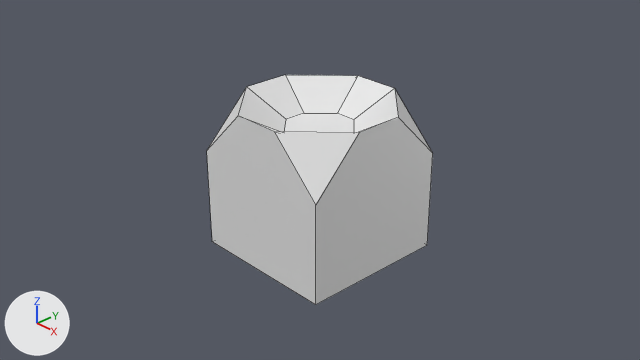
An edit to the Blender file assets/untitled.blend, drawn before and after from the same camera.
The view is the same before and after, from the file's camera 'Camera'. Lighting does not change. The marker at lower left points along +X, +Y and +Z. Mesh edges are drawn as thin lines.
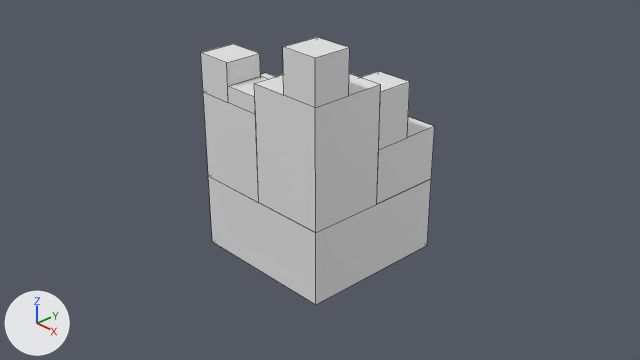
Boxes [x1, y1, x2, y2] around the edits, measured in the pictures (640 x 360 px):
'Cube', reshaped (16% taller): before [207, 75, 433, 305]; after [201, 37, 435, 305]
part 1 of me_cube, added: after [201, 37, 435, 233]
part 2 of me_cube, cut back: before [207, 75, 433, 242]; after [208, 176, 431, 242]

Patch to the scene script:
```diff
--- a/assets/untitled.blend.py
+++ b/assets/untitled.blend.py
@@ me_cube @@
 # used by ob_cube; location = (0.0, 0.0, 0.0)
-me_cube.from_pydata(...)  # 24 vertices, 18 faces; spans x -1.0..1.0, y -1.0..1.0, z -1.0..1.0
-me_cube.materials.append(mat_material)  # white #e7e7e7
+me_cube.from_pydata(...)  # 89 vertices, 73 faces; spans x -1.0..1.0, y -1.0..1.0, z -1.0..2.03
+# me_cube part 1: a new loose piece of 81 vertices spanning x -1.0..1.0, y -1.0..1.0, z -0.03..2.03
+# me_cube part 2
+# 20 vertices are removed from x -1.0..1.0, y -1.0..1.0, z 0.32..1.0
+# 17 faces are deleted
+# 4 vertices are added at (-1.0, -1.0, -0.03), (-1.0, 1.0, -0.03), (1.0, -1.0, -0.03), (1.0, 1.0, -0.03)
+# 4 new faces join them
```
